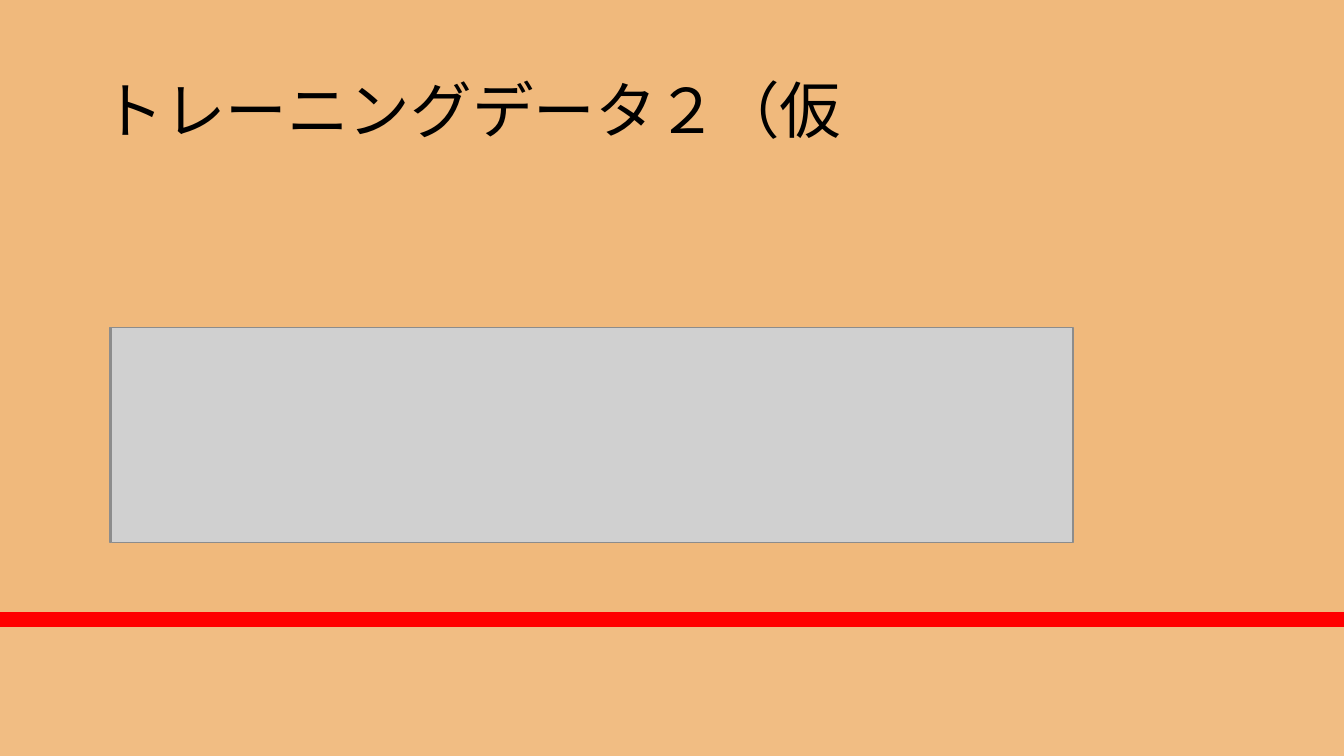
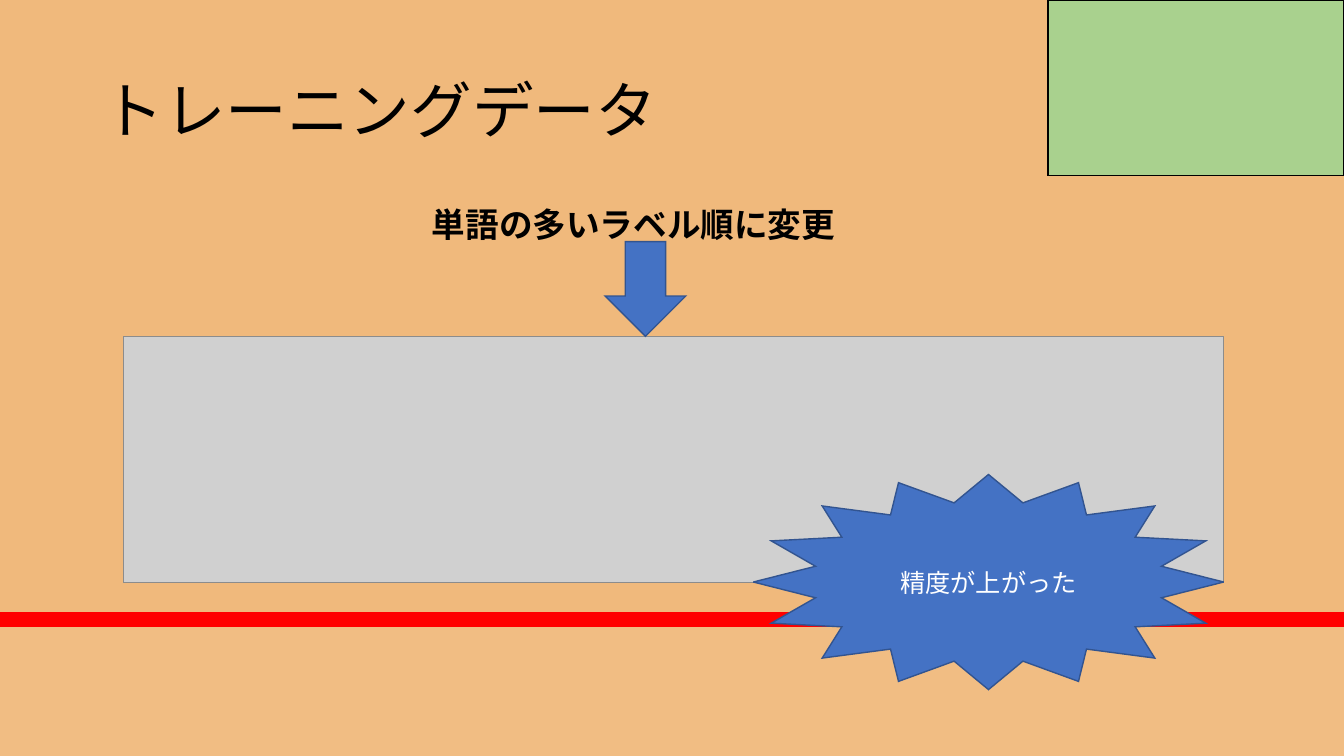
Before and after one commit to RikiishiSuzunosuke/AIspeaker_yosie, a slide deck: slide 12 of presentation/AIスピーカー開発_3_山田.pptx (slide 13 before the commit). Drawn at 1344x756 pixels with LibreOffice and Linux fonts; fonts in the diff are those of the drawing; grey boxes stand for pictures. Boxes give left, top, right and bottom in pixels: in the first picture for what was removed or moved away, otherwise in the second. Text is boxed around its words. In the diff, an @@ line names an element or a change of style, - is before the commit and + after.

```diff
--- a/presentation/AIスピーカー開発_3_山田.pptx
+++ b/presentation/AIスピーカー開発_3_山田.pptx
@@ rectangle added at (1049, 0, 1344, 175), fill #A9D18E, outline #000000 1 pt @@
@@ title at (102, 80, 656, 137): text changed @@
-トレーニングデータ２（仮
+トレーニングデータ
@@ text added at (432, 208, 835, 246), 24 pt, text #000000, bold @@
+単語の多いラベル順に変更
@@ down arrow added at (605, 242, 686, 337), fill #4472C4, outline #325491 1 pt @@
@@ picture: place and size @@
-picture at (110, 328, 1073, 542)
+picture at (124, 337, 1224, 583)
@@ picture: place and size @@
-picture at (111, 328, 1073, 542)
+picture at (124, 337, 1224, 584)
@@ star added at (753, 475, 1224, 690), fill #4472C4, outline #325491 1 pt, 18 pt, text #FFFFFF @@
+精度が上がった
```
Also in this commit, not shown: 4 other slides changed, 1 slide added, 1 slide removed, 1 other file.
